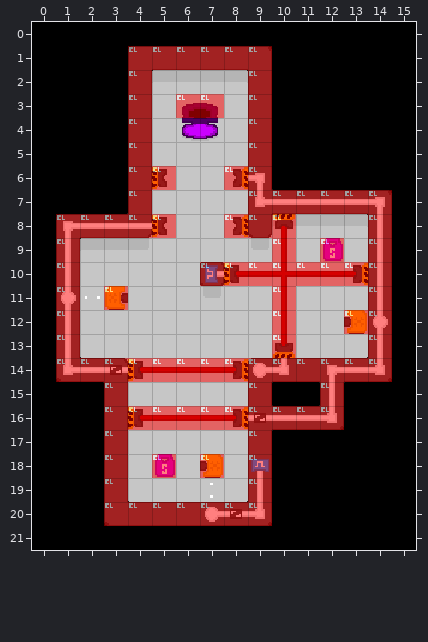
A Tiled map gets an edit: Tiled/maps_alpha/level2.tmx. This is how it looked before the edit.
Cells are 16x16 px. Shown: x 0..15, y 0..21.
The same view after the edit:
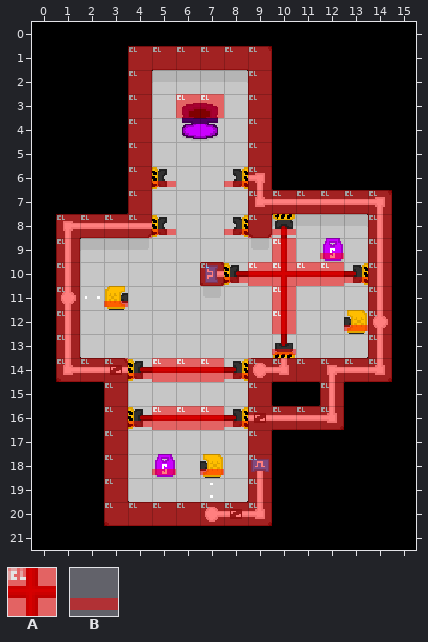
Key: from "porthole-tileset": A 12, B 13.
_ is an empty cell.
See-through tiles are keyed as they look on the map.
Diff:
{"where": "layer \"collision\""}
{"y":6,"x":5,"old":"A","new":"B"}
{"y":6,"x":8,"old":"A","new":"B"}
{"y":8,"x":5,"old":"A","new":"B"}
{"y":8,"x":8,"old":"A","new":"B"}
{"y":8,"x":10,"old":"A","new":"B"}
{"y":9,"x":12,"old":"A","new":"B"}
{"y":10,"x":8,"old":"A","new":"B"}
{"y":10,"x":13,"old":"A","new":"B"}
{"y":11,"x":3,"old":"A","new":"B"}
{"y":12,"x":13,"old":"A","new":"B"}
{"y":13,"x":10,"old":"A","new":"B"}
{"y":14,"x":4,"old":"A","new":"B"}
{"y":14,"x":8,"old":"A","new":"B"}
{"y":16,"x":4,"old":"A","new":"B"}
{"y":16,"x":8,"old":"A","new":"B"}
{"y":18,"x":5,"old":"A","new":"B"}
{"y":18,"x":7,"old":"A","new":"B"}
